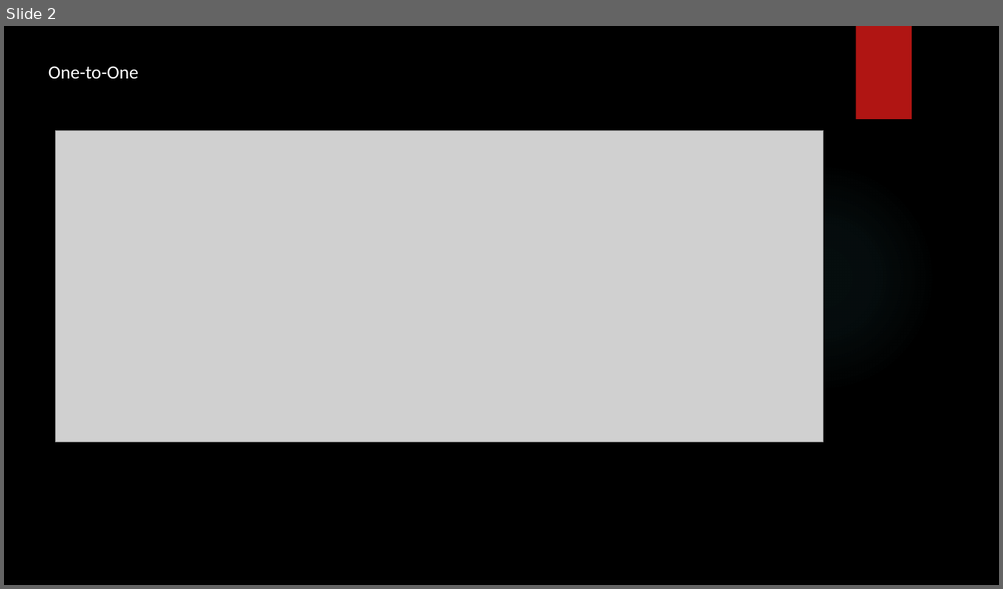
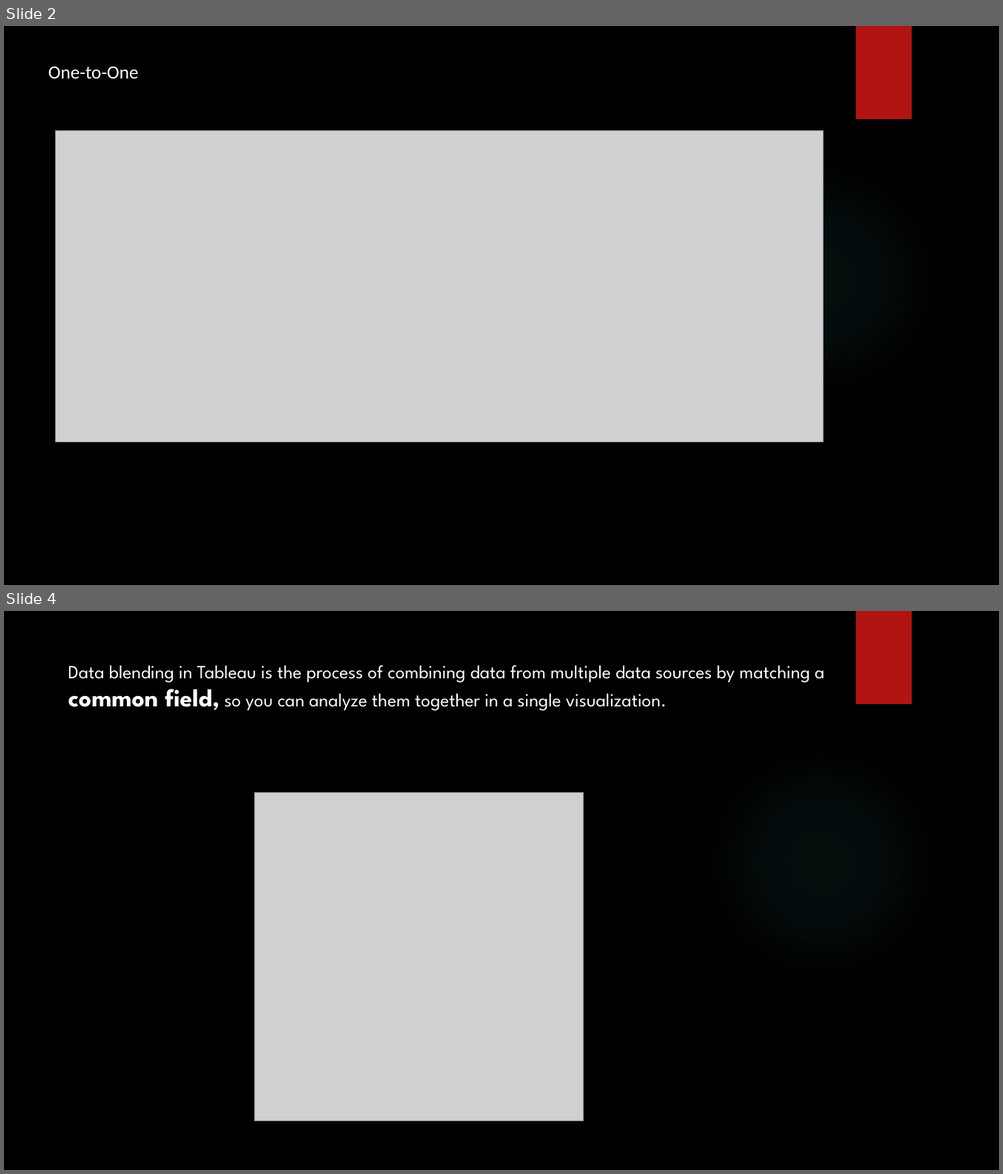
Before and after one commit to SHIVRAJSHINDE/Ethans, a slide deck: 17 18 20/2 Tableau/6.Data Modeling/Data Modeling .pptx. Shown one above the other, each under a label of ours: slide 2 before the commit, slides 2 and 4 after it; the slides between them are not shown. The pictures are 1003x589 and 1003x1174 pixels, drawn with LibreOffice and Linux fonts; fonts in the diff are those of the drawing; grey boxes stand for pictures; background and template pictures are left out. Boxes give left, top, right and bottom in pixels: in the first picture for what was removed or moved away, otherwise in the second. Text is boxed around its words. In the diff, an @@ line names an element or a change of style, - is before the commit and + after.

```diff
--- a/17 18 20/2 Tableau/6.Data Modeling/Data Modeling .pptx
+++ b/17 18 20/2 Tableau/6.Data Modeling/Data Modeling .pptx
@@ slide 4 added at box(4, 611, 999, 1170), background picture (left out); not listed: 2 template elements that a slide beside it also shows @@
@@ text added at box(68, 665, 824, 711), 18 pt, text #FFFFFF @@
+Data blending in Tableau is the process of combining data from multiple data sources by matching a common field, so you can analyze them together in a single visualization.
@@ picture added at box(255, 792, 583, 1122) @@
```
Also in this commit, not shown: 1 other slide added, 47 other files.
